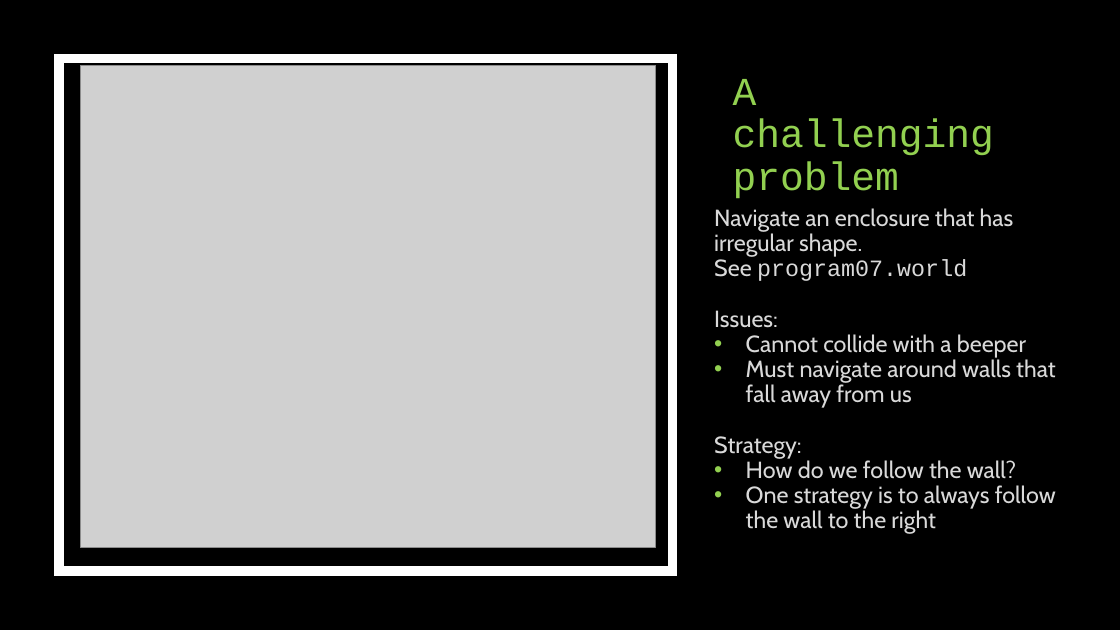
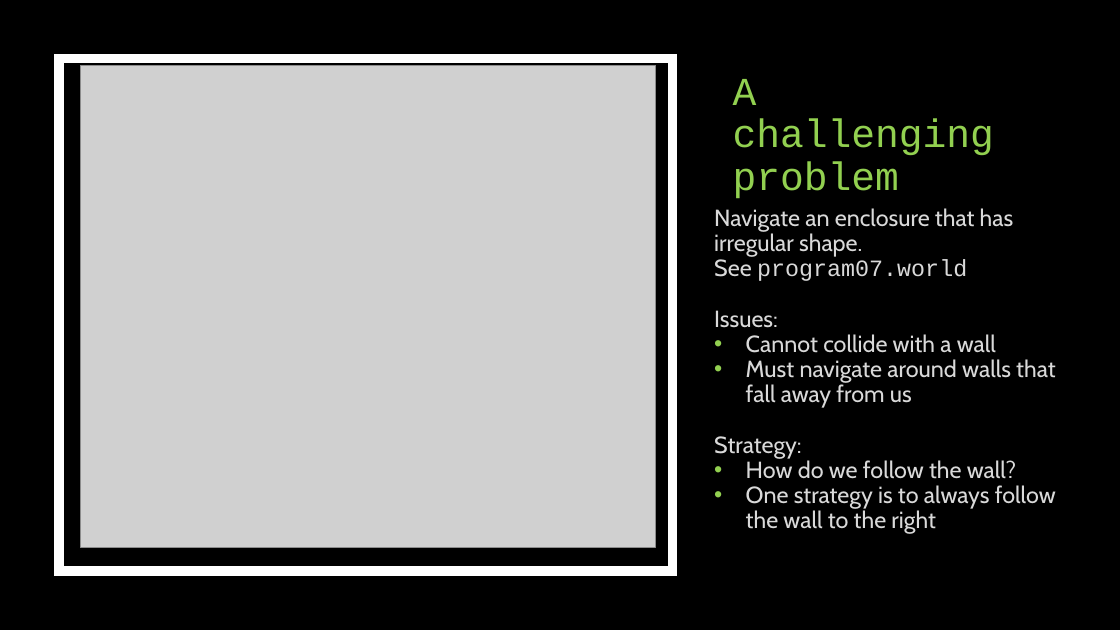
Before and after one commit to HHaiduk/thunder, a slide deck: slide 25 of Thunder_the_Robot.pptx. Drawn at 1120x630 pixels with LibreOffice and Linux fonts; fonts in the diff are those of the drawing; grey boxes stand for pictures. Boxes give left, top, right and bottom in pixels: in the first picture for what was removed or moved away, otherwise in the second. Text is boxed around its words. In the diff, an @@ line names an element or a change of style, - is before the commit and + after.

Commit message:
Corrected error in presentation

```diff
--- a/Thunder_the_Robot.pptx
+++ b/Thunder_the_Robot.pptx
@@ text at [746,334,996,353]: text changed @@
-• Cannot collide with a beeper
+• Cannot collide with a wall
```
Also in this commit, not shown: 4 other files.
